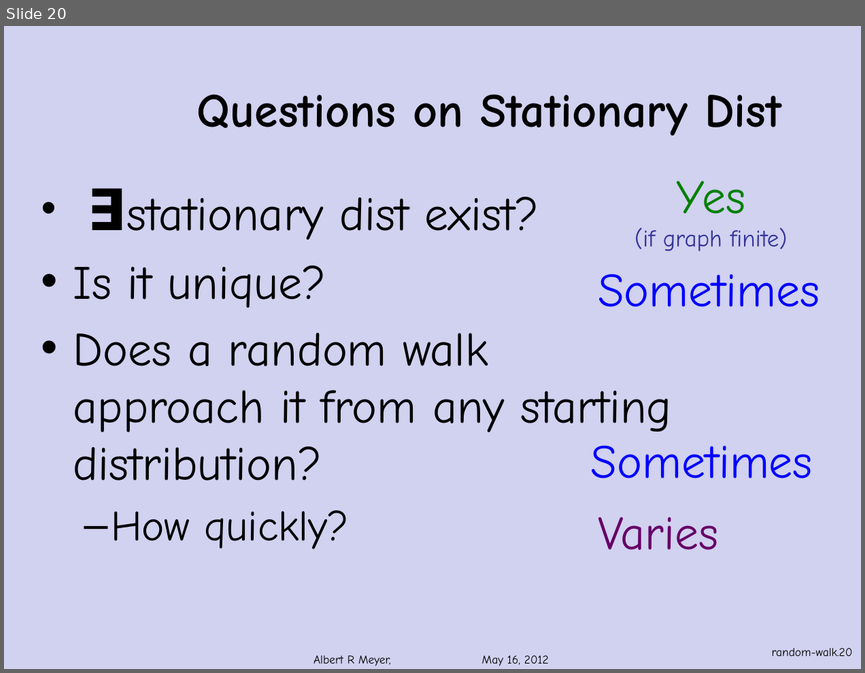
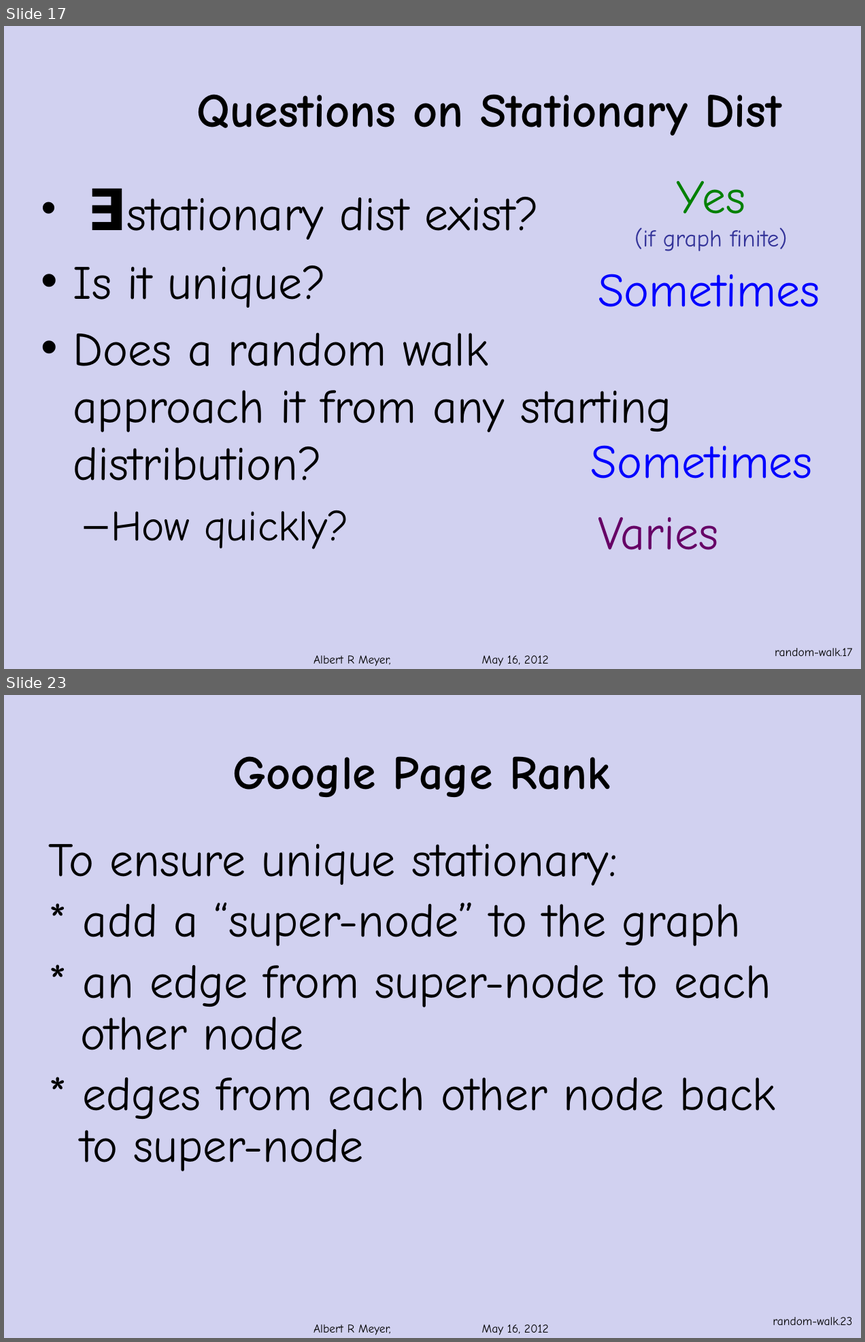
Before and after one commit to armeyer/mcs_web, a slide deck: fall13/slidesF13/random-walks.pptx. Shown one above the other, each under a label of ours: slide 20 before the commit, slides 17 and 23 after it; the slides between them are not shown. The pictures are 865x673 and 865x1342 pixels, drawn with LibreOffice and Linux fonts; fonts in the diff are those of the drawing; background and template pictures are left out. Boxes give left, top, right and bottom in pixels: in the first picture for what was removed or moved away, otherwise in the second. Text is boxed around its words. In the diff, an @@ line names an element or a change of style, - is before the commit and + after.

Commit message:
revising random-walks.pptx

```diff
--- a/fall13/slidesF13/random-walks.pptx
+++ b/fall13/slidesF13/random-walks.pptx
@@ slide 23 added at [4,695,861,1338], background #D1D1F0 @@
@@ title added at [232,756,610,797], 40 pt, text #000000, bold @@
+Google Page Rank
@@ text added at [48,844,776,1171], 40 pt, text #000000 @@
+To ensure unique stationary:
+* add a “super-node” to the graph
+* an edge from super-node to each other node
+* edges from each other node back to super-node
@@ text added at [313,1324,549,1335], 10 pt, text #000000 @@
+Albert R Meyer, May 16, 2012
@@ page number added at [772,1317,852,1325], 10 pt, text #000000 @@
+random-walk.23
@@ what was slide 20 is now slide 17 @@
@@ page number at [774,648,852,656]: text changed @@
-random-walk.20
+random-walk.17
```
Also in this commit, not shown: 11 slides changed, 2 other slides added.
